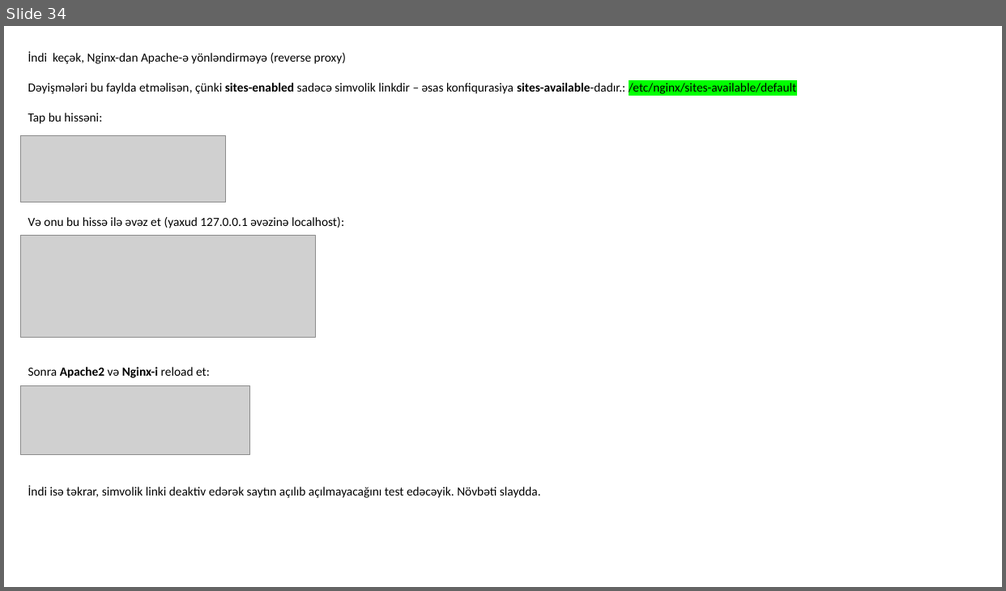
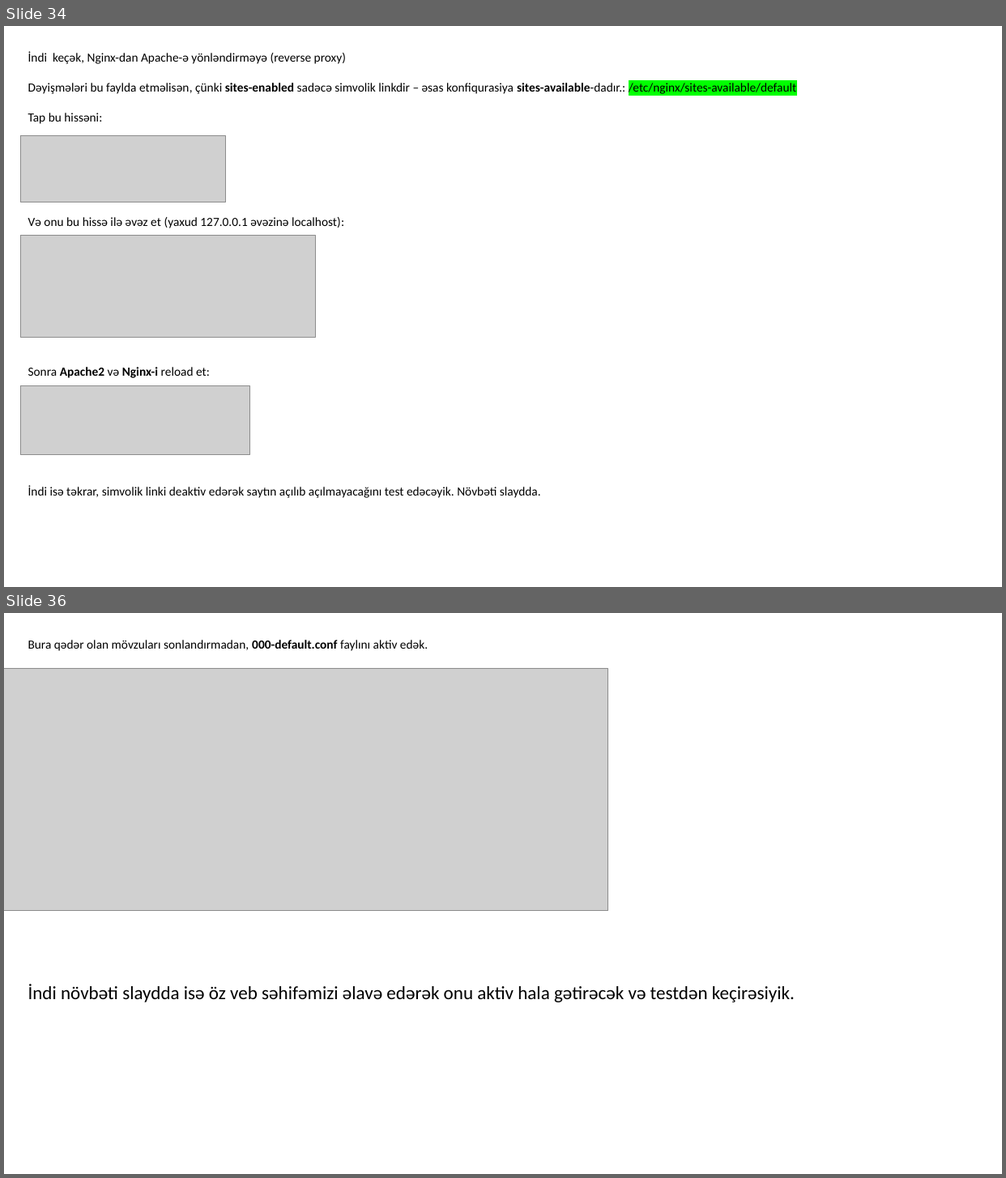
Before and after one commit to codeurient/DevOps, a slide deck: .lessons/Practice.pptx. Shown one above the other, each under a label of ours: slide 34 before the commit, slides 34 and 36 after it; the slides between them are not shown. The pictures are 1006x591 and 1006x1178 pixels, drawn with LibreOffice and Linux fonts; fonts in the diff are those of the drawing; grey boxes stand for pictures. Boxes give left, top, right and bottom in pixels: in the first picture for what was removed or moved away, otherwise in the second. Text is boxed around its words. In the diff, an @@ line names an element or a change of style, - is before the commit and + after.

Commit message:
conf

```diff
--- a/.lessons/Practice.pptx
+++ b/.lessons/Practice.pptx
@@ slide 36 added at box(4, 613, 1002, 1174), background #FFFFFF @@
@@ text added at box(28, 640, 795, 1003), 18 pt, text #000000 @@
+Bura qədər olan mövzuları sonlandırmadan, 000-default.conf faylını aktiv edək.
+İndi növbəti slaydda isə öz veb səhifəmizi əlavə edərək onu aktiv hala gətirəcək və testdən keçirəsiyik.
@@ picture added at box(4, 668, 607, 911) @@
```
Also in this commit, not shown: 1 slide changed, 3 other slides added, 4 slides removed.
